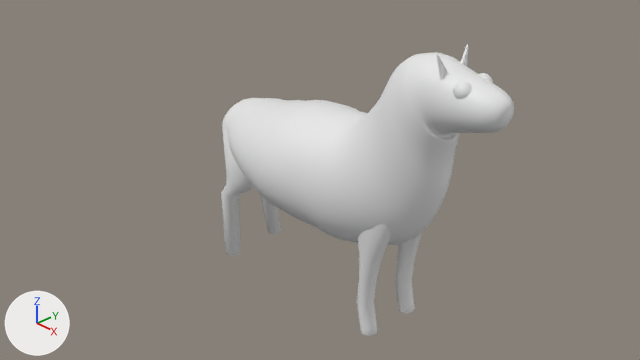
Before and after pictures for a commit that changed the Blender file Blender/sheep.blend.
One viewpoint serves both versions: the file's camera 'Camera'. Lighting does not change. The marker at lower left points along +X, +Y and +Z.
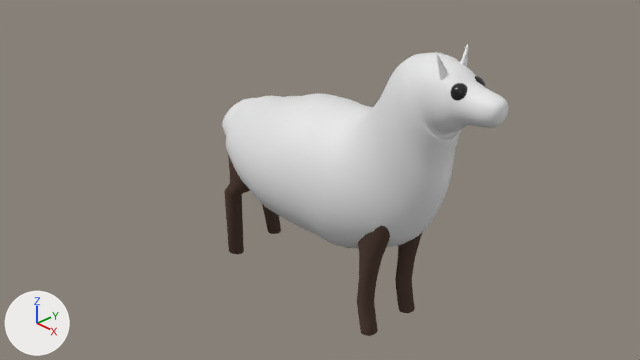
Commit message: sheep piano

Pixel boxes [x1, y1, x2, y2] of what changed, in the pictures (640 x 360 px; the box of a moved part takes in the faces that stretch with it):
'Cylinder', reshaped
    before: [222, 52, 514, 245]
    after: [222, 52, 508, 249]
'Cylinder.004', recoloured (grey to brown)
    both: [357, 224, 390, 336]
'Cylinder.002', recoloured, moved
    before: [221, 127, 253, 256]
    after: [224, 155, 250, 254]
'Cylinder.003', recoloured (grey to brown)
    both: [395, 232, 423, 313]
'Cylinder.001', recoloured (grey to brown)
    both: [260, 194, 281, 234]
'Sphere', recoloured, moved
    before: [453, 81, 472, 99]
    after: [451, 83, 468, 101]
'Sphere.001', moved
    before: [479, 73, 493, 83]
    after: [475, 76, 485, 87]
part 1 of me_cylinder, moved or reshaped
    before: [228, 98, 391, 245]
    after: [226, 93, 392, 249]
part 2 of me_cylinder, moved or reshaped
    before: [433, 62, 514, 133]
    after: [430, 60, 508, 133]

The change in detail:
Material 'Material.001' (mat_material_001) is new.
Its base color is (0.0, 0.0, 0.0) (black #000000).
Its roughness is 0.188.
Its specular ior level is 0.525.
Its sheen weight is 0.2.
Material 'Material.002' (mat_material_002) is new.
Its base color is (0.089, 0.0551, 0.0434) (brown #54423b).
Its roughness is 0.5.
me_cylinder is used by ob_cylinder; location (0.0, 0.0, 0.072); rotation (0.0, 1.571, 0.0), in degrees (0, 90, 0); scale (0.78, 0.776, 1.64).
me_cylinder had 1024 vertices, 994 faces and spanned x -2.52..0.88, y -1.08..1.08, z -0.96..1.67.
me_cylinder now has 1088 vertices, 1058 faces and spans x -2.52..1.0, y -1.16..1.16, z -0.96..1.64.
me_cylinder part 1: 320 vertices moved from x -1.22..0.88, y -1.08..1.08, z -0.67..0.52 to x -1.34..1.0, y -1.16..1.16, z -0.71..0.57.
me_cylinder part 2: 128 vertices moved from x -2.32..-1.62, y -0.36..0.36, z 1.43..1.67 to x -2.41..-1.55, y -0.39..0.39, z 1.31..1.64; 64 vertices added at x -2.21..-1.74, y -0.24..0.24, z 1.52..1.62.
me_cylinder_001 has 160 vertices, 130 faces and spans x -2.13..1.71, y -1.0..1.0, z -3.26..1.05.
me_cylinder_001 now uses material mat_material_002 (brown #54423b).
me_cylinder_003 has 160 vertices, 130 faces and spans x -2.13..1.71, y -1.0..1.0, z -3.26..1.05.
me_cylinder_003 now uses material mat_material_002 (brown #54423b).
me_cylinder_005 has 224 vertices, 194 faces and spans x -3.33..3.3, y -1.32..1.32, z -1.56..1.12.
me_cylinder_005 now uses material mat_material_002 (brown #54423b).
me_cylinder_008 has 224 vertices, 194 faces and spans x -3.33..3.3, y -1.32..1.32, z -1.56..1.12.
me_cylinder_008 now uses material mat_material_002 (brown #54423b).
me_sphere_002 has 482 vertices, 512 faces and spans x -1.0..1.0, y -1.0..1.0, z -1.0..1.0.
me_sphere_002 now uses material mat_material_001 (black #000000).
Object 'Cylinder.002' (ob_cylinder_002) moves from (-1.042, -0.295, -0.138) to (-1.042, -0.238, -0.138).
Object 'Sphere' (ob_sphere) moves from (2.272, -0.163, 1.796) to (2.198, -0.136, 1.754).
Object 'Sphere.001' (ob_sphere_001) moves from (2.272, 0.148, 1.803) to (2.198, 0.122, 1.761).
